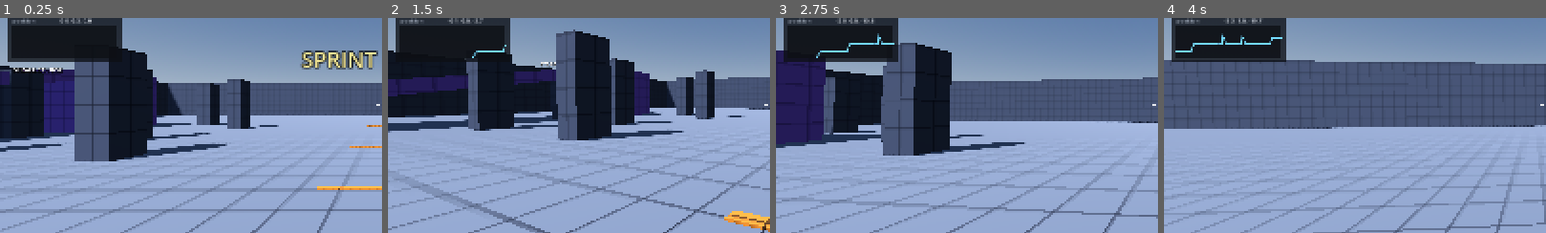
Above: before the commit, frames 1-4 (left to right).
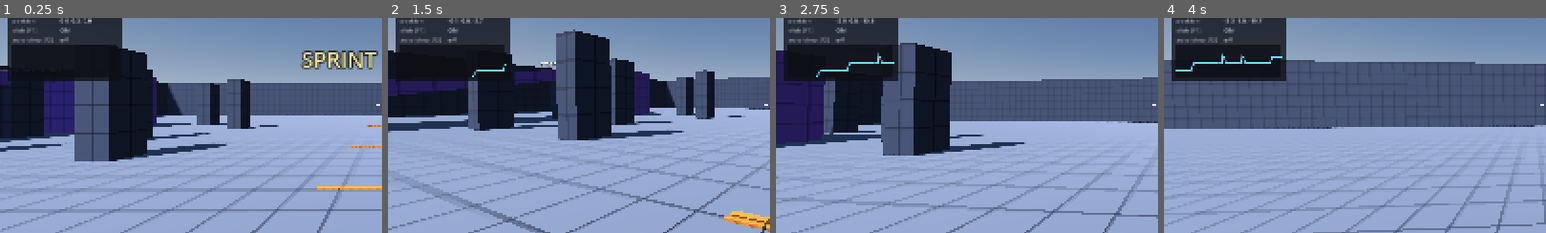
Above: after the commit, the same moments.

Repository: B-2222/BestFPS
Game: Godot game, scene res://scenes/levels/test_arena.tscn
Same seed, same stepped clock (60 frames per second), same inputs: the game is played once before the commit and once after it.
Inputs (mouse positions are % of the whole screen's width and height, from its top left):
- Up to frame 1 (0.25 s): no input
- Up to frame 2 (1.5 s): tap Enter at 0.5 s; move the mouse to (55, 50) at 0.52 s; hold Ctrl (crouch) 0.53-1.28 s; hold W (move_forward) from 0.53 s (still down); tap Space (jump) at 0.77, 1.07 s; tap Shift (sprint) at 0.8, 1.35 s; move the mouse to (45, 50) at 1.27 s
- Up to frame 3 (2.75 s): keep holding W (move_forward); tap Space (jump) at 1.52, 1.55, 1.82 s; move the mouse to (52, 48) at 2.02 s; hold Space (jump) from 2.03 s (still down); tap Ctrl (crouch) at 2.3 s
- Up to frame 4 (4 s): keep holding W (move_forward); move the mouse to (49, 52) at 2.77 s; release Space (jump) at 2.78 s; tap Ctrl (crouch) at 2.85 s; tap Space (jump) at 3.02, 3.32, 3.77, 3.8 s; tap Shift (sprint) at 3.05 s; move the mouse to (57, 51) at 3.52 s; hold Shift (sprint) from 3.53 s (still down)
The pictures show only the part of the screen within x 0-50%, y 30-80%; the shares and areas given below are measured in that part.

The runs differ from the first frame. In frame 1, 4.6% of the frame differs, in the area x 2-31%, y 3-30%; in frame 2, 3.2%; in frame 3, 5.0%; in frame 4, 5.5%, in the area x 2-32%, y 3-30%.

Commit message:
feat(debug): toggle slide and auto-bhop in-game with F1/F2
Milestone 1 ends on two questions that are about the game's identity
rather than tuning: whether slide belongs, and whether bunny hopping
does. Both live on the PlayerConfig resource, which meant answering
them required opening the Godot editor -- and the browser build has no
editor, so the person whose call it actually is could not make the
comparison at all.

F1 and F2 now flip them live, with current state shown in the HUD.
Runtime only; nothing is written back to the resource.

Co-Authored-By: Claude <noreply@anthropic.com>
Claude-Session: https://claude.ai/code/session_01YFatVD6W6MGz1PHfpjP395

Diff:
--- a/project.godot
+++ b/project.godot
@@ -75,6 +75,16 @@
 "events": [Object(InputEventKey,"resource_local_to_scene":false,"resource_name":"","device":0,"window_id":0,"alt_presse …(189 unchanged characters)…
 ]
 }
+toggle_slide={
+"deadzone": 0.2,
+"events": [Object(InputEventKey,"resource_local_to_scene":false,"resource_name":"","device":0,"window_id":0,"alt_pressed":false,"shift_pressed":false,"ctrl_pressed":false,"meta_pressed":false,"pressed":false,"keycode":0,"physical_keycode":4194332,"key_label":0,"unicode":0,"location":0,"echo":false,"script":null)
+]
+}
+toggle_bhop={
+"deadzone": 0.2,
+"events": [Object(InputEventKey,"resource_local_to_scene":false,"resource_name":"","device":0,"window_id":0,"alt_pressed":false,"shift_pressed":false,"ctrl_pressed":false,"meta_pressed":false,"pressed":false,"keycode":0,"physical_keycode":4194333,"key_label":0,"unicode":0,"location":0,"echo":false,"script":null)
+]
+}
 
 [layer_names]
 
@@ -98,10 +108,4 @@
 textures/default_filters/anisotropic_filtering_level=3
 anti_aliasing/quality/msaa_3d=2
 anti_aliasing/quality/screen_space_aa=1
-; Web has no Vulkan. Forward+ is desktop-only, so the browser build runs the
-; Compatibility renderer -- which is also why SSAO is guarded at runtime in
-; arena_builder.gd rather than just switched on.
-renderer/rendering_method="forward_plus"
-renderer/rendering_method.web="gl_compatibility"
-; 4x MSAA is a real cost on integrated GPUs, which is most browser players.
 anti_aliasing/quality/msaa_3d.web=0
--- a/scripts/player/player_input.gd
+++ b/scripts/player/player_input.gd
@@ -77,6 +77,18 @@
 		_controller.respawn()
 		return
 
+	# Live toggles for the two Milestone 1 questions that are about the game's
+	# identity rather than tuning. They live on the config Resource, which
+	# normally means opening the editor -- and the browser build has no editor,
+	# so without these the questions cannot be answered by the person whose
+	# call it is. Runtime only; nothing is saved.
+	if event.is_action_pressed(&"toggle_slide"):
+		_controller.config.slide_enabled = not _controller.config.slide_enabled
+		return
+	if event.is_action_pressed(&"toggle_bhop"):
+		_controller.config.auto_bhop = not _controller.config.auto_bhop
+		return
+
 	if captured:
 		return
 
--- a/scripts/ui/capture_prompt.gd
+++ b/scripts/ui/capture_prompt.gd
@@ -18,7 +18,7 @@
 const POLL_INTERVAL := 0.2
 
 const CONTROLS := "WASD move     Space jump     Shift sprint     Ctrl crouch (sprint + crouch = slide)" \
-		+ "\nR respawn     F3 stats     Esc release mouse"
+		+ "\nR respawn     F3 stats     F1 slide on/off     F2 auto-bhop on/off     Esc release mouse"
 
 var _input_source: PlayerInput
 var _card: PanelContainer
--- a/scripts/ui/debug_hud.gd
+++ b/scripts/ui/debug_hud.gd
@@ -58,6 +58,9 @@
 	_set_row("height", "%.2f m" % player.get_current_height())
 	_set_row("position", "%.1f, %.1f, %.1f" % [
 		player.global_position.x, player.global_position.y, player.global_position.z])
+
+	_set_row("slide [F1]", "ON" if player.config.slide_enabled else "off")
+	_set_row("auto-bhop [F2]", "ON" if player.config.auto_bhop else "off")
 
 	_graph.push_sample(speed, player.config.sprint_speed)
 
@@ -91,7 +94,8 @@
 	column.add_child(title)
 
 	for key in ["fps", "state", "speed", "peak", "vertical", "grounded",
-			"crouched", "height", "jumps", "last impact", "last step", "position"]:
+			"crouched", "height", "jumps", "last impact", "last step", "position",
+			"slide [F1]", "auto-bhop [F2]"]:
 		var row := HBoxContainer.new()
 		var name_label := Label.new()
 		name_label.text = key
Not shown, changed: README.md
Not shown, changed: docs/movement-tuning.md
